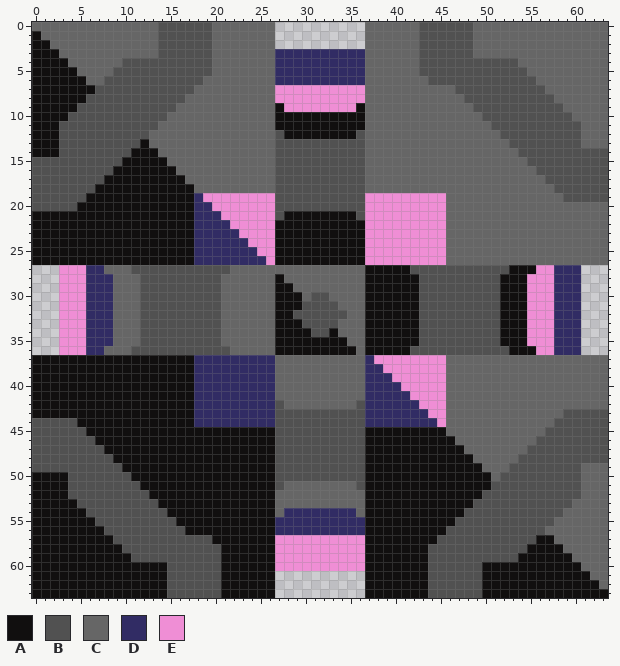
Edited in one commit: pixel-art sprite (sprites/blocks/crafters/item-smelter3.png). Above, as it was before the edit.
The file is 64x64 pixels. Colours within 5 levels of each other are drawn and written as one.
Palette (. is transparent): A #110f0f  B #515151  C #666666  D #312c64  E #ef8ed5
Once edited:
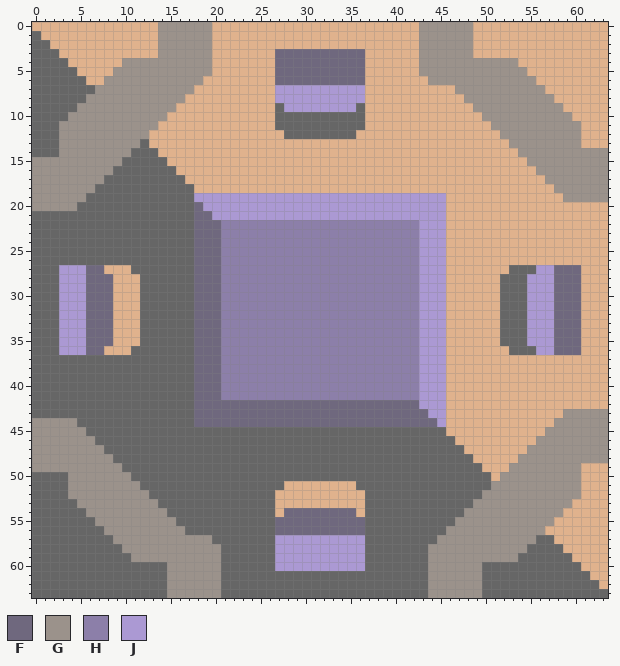
Colours new in this view: F #6f687e  G #9b928b  H #8c7fa9  J #ab99d3
Difference:
colour A: #110f0f -> #666666
colour C: #666666 -> #e0b28d
Changed rows in their new state; - is a pixel that keeps its letter.
first column x 0:
 0 --------------GGGGGG-------CCCCCCCCCC------GGGGGG---------------
 1 --------------GGGGGG-------CCCCCCCCCC------GGGGGG---------------
 2 --------------GGGGGG-------CCCCCCCCCC------GGGGGG---------------
 3 --------------GGGGGG-------FFFFFFFFFF------GGGGGG---------------
 4 ----------GGGGGGGGGG-------FFFFFFFFFF------GGGGGGGGGGG----------
 5 ---------GGGGGGGGGGG-------FFFFFFFFFF------GGGGGGGGGGGG---------
 6 --------GGGGGGGGGGG--------FFFFFFFFFF-------GGGGGGGGGGGG--------
 7 -------GGGGGGGGGGG---------JJJJJJJJJJ----------GGGGGGGGGG-------
 8 ------GGGGGGGGGGG----------JJJJJJJJJJ-----------GGGGGGGGGG------
 9 -----GGGGGGGGGGG------------JJJJJJJJ-------------GGGGGGGGGG-----
10 ----GGGGGGGGGGG-----------------------------------GGGGGGGGGG----
11 ---GGGGGGGGGGG-------------------------------------GGGGGGGGGG---
12 ---GGGGGGGGGG--------------C--------C---------------GGGGGGGGG---
13 ---GGGGGGGGG---------------CCCCCCCCCC----------------GGGGGGGG---
14 ---GGGGGGGG----------------CCCCCCCCCC-----------------GGGGGGGGGG
15 GGGGGGGGGG-----------------CCCCCCCCCC------------------GGGGGGGGG
16 GGGGGGGGG------------------CCCCCCCCCC-------------------GGGGGGGG
17 GGGGGGGG-------------------CCCCCCCCCC--------------------GGGGGGG
18 GGGGGGG--------------------CCCCCCCCCC---------------------GGGGGG
19 GGGGGG------------JJJJJJJJJJJJJJJJJJJJJJJJJJJJ-------------GGGGG
20 GGGGG-------------FJJJJJJJJJJJJJJJJJJJJJJJJJJJ------------------
21 ------------------FFJJJJJJJJJJJJJJJJJJJJJJJJJJ------------------
22 ------------------FFFHHHHHHHHHHHHHHHHHHHHHHJJJ------------------
23 ------------------FFFHHHHHHHHHHHHHHHHHHHHHHJJJ------------------
24 ------------------FFFHHHHHHHHHHHHHHHHHHHHHHJJJ------------------
25 ------------------FFFHHHHHHHHHHHHHHHHHHHHHHJJJ------------------
26 ------------------FFFHHHHHHHHHHHHHHHHHHHHHHJJJ------------------
27 AAAJJJFF---AAAAAAAFFFHHHHHHHHHHHHHHHHHHHHHHJJJCCCCCCC---JJFFFCCC
28 AAAJJJFFF---AAAAAAFFFHHHHHHHHHHHHHHHHHHHHHHJJJCCCCCC---JJJFFFCCC
29 AAAJJJFFF---AAAAAAFFFHHHHHHHHHHHHHHHHHHHHHHJJJCCCCCC---JJJFFFCCC
30 AAAJJJFFF---AAAAAAFFFHHHHHHHHHHHHHHHHHHHHHHJJJCCCCCC---JJJFFFCCC
31 AAAJJJFFF---AAAAAAFFFHHHHHHHHHHHHHHHHHHHHHHJJJCCCCCC---JJJFFFCCC
32 AAAJJJFFF---AAAAAAFFFHHHHHHHHHHHHHHHHHHHHHHJJJCCCCCC---JJJFFFCCC
33 AAAJJJFFF---AAAAAAFFFHHHHHHHHHHHHHHHHHHHHHHJJJCCCCCC---JJJFFFCCC
34 AAAJJJFFF---AAAAAAFFFHHHHHHHHHHHHHHHHHHHHHHJJJCCCCCC---JJJFFFCCC
35 AAAJJJFFF---AAAAAAFFFHHHHHHHHHHHHHHHHHHHHHHJJJCCCCCC---JJJFFFCCC
36 AAAJJJFF---AAAAAAAFFFHHHHHHHHHHHHHHHHHHHHHHJJJCCCCCCC---JJFFFCCC
37 ------------------FFFHHHHHHHHHHHHHHHHHHHHHHJJJ------------------
38 ------------------FFFHHHHHHHHHHHHHHHHHHHHHHJJJ------------------
39 ------------------FFFHHHHHHHHHHHHHHHHHHHHHHJJJ------------------
40 ------------------FFFHHHHHHHHHHHHHHHHHHHHHHJJJ------------------
41 ------------------FFFHHHHHHHHHHHHHHHHHHHHHHJJJ------------------
42 ------------------FFFFFFFFFFFFFFFFFFFFFFFFFJJJ------------------
43 ------------------FFFFFFFFFFFFFFFFFFFFFFFFFFJJ-------------GGGGG
44 GGGGG-------------FFFFFFFFFFFFFFFFFFFFFFFFFFFJ------------GGGGGG
45 GGGGGG---------------------AAAAAAAAAA--------------------GGGGGGG
46 GGGGGGG--------------------AAAAAAAAAA-------------------GGGGGGGG
47 GGGGGGGG-------------------AAAAAAAAAA------------------GGGGGGGGG
48 GGGGGGGGG------------------AAAAAAAAAA-----------------GGGGGGGGGG
49 GGGGGGGGGG-----------------AAAAAAAAAA----------------GGGGGGGG---
50 ----GGGGGGG----------------AAAAAAAAAA---------------GGGGGGGGG---
51 ----GGGGGGGG---------------A--------A--------------GGGGGGGGGG---
52 ----GGGGGGGGG-------------------------------------GGGGGGGGGGG---
53 -----GGGGGGGGG-----------------------------------GGGGGGGGGGG----
54 ------GGGGGGGGG-------------FFFFFFFF------------GGGGGGGGGGG-----
55 -------GGGGGGGGG-----------FFFFFFFFFF----------GGGGGGGGGGG------
56 --------GGGGGGGGG----------FFFFFFFFFF---------GGGGGGGGGGG-------
57 ---------GGGGGGGGGGG-------JJJJJJJJJJ--------GGGGGGGGGGG--------
58 ----------GGGGGGGGGGG------JJJJJJJJJJ-------GGGGGGGGGGG---------
59 -----------GGGGGGGGGG------JJJJJJJJJJ-------GGGGGGGGGG----------
60 ---------------GGGGGG------JJJJJJJJJJ-------GGGGGG--------------
61 ---------------GGGGGG------AAAAAAAAAA-------GGGGGG--------------
62 ---------------GGGGGG------AAAAAAAAAA-------GGGGGG--------------
63 ---------------GGGGGG------AAAAAAAAAA-------GGGGGG--------------
Boxes around the changes in both pictures, in picture pixels (x1, y1, x2, y2):
changed: (32, 22, 608, 598)
